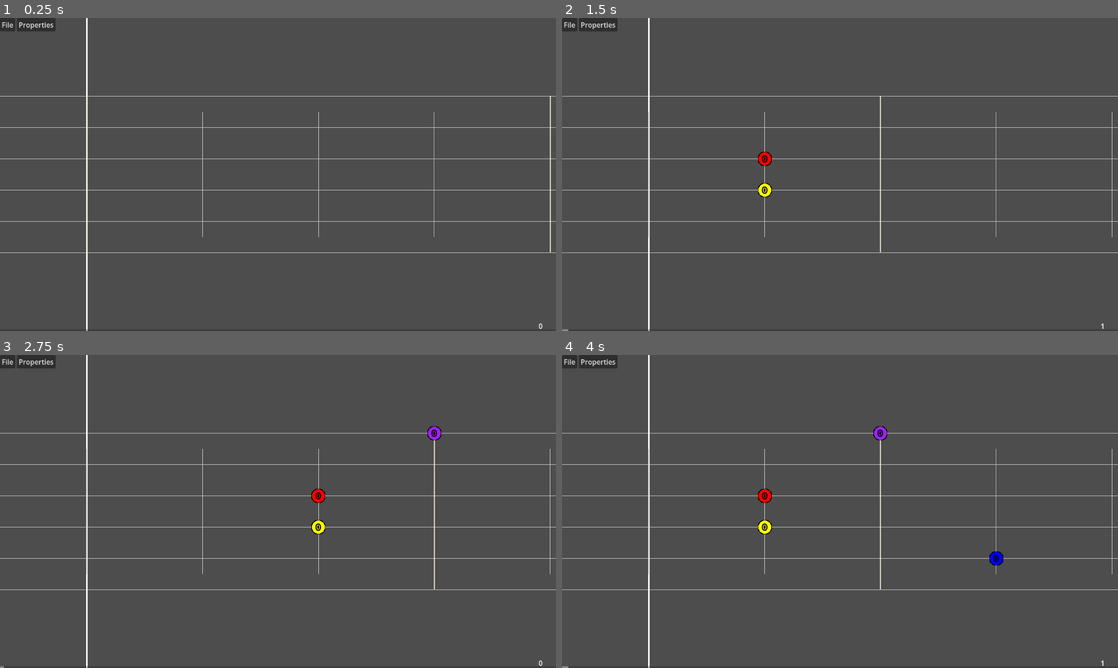
Above: before the commit, frames 1-4 (two rows, left to right).
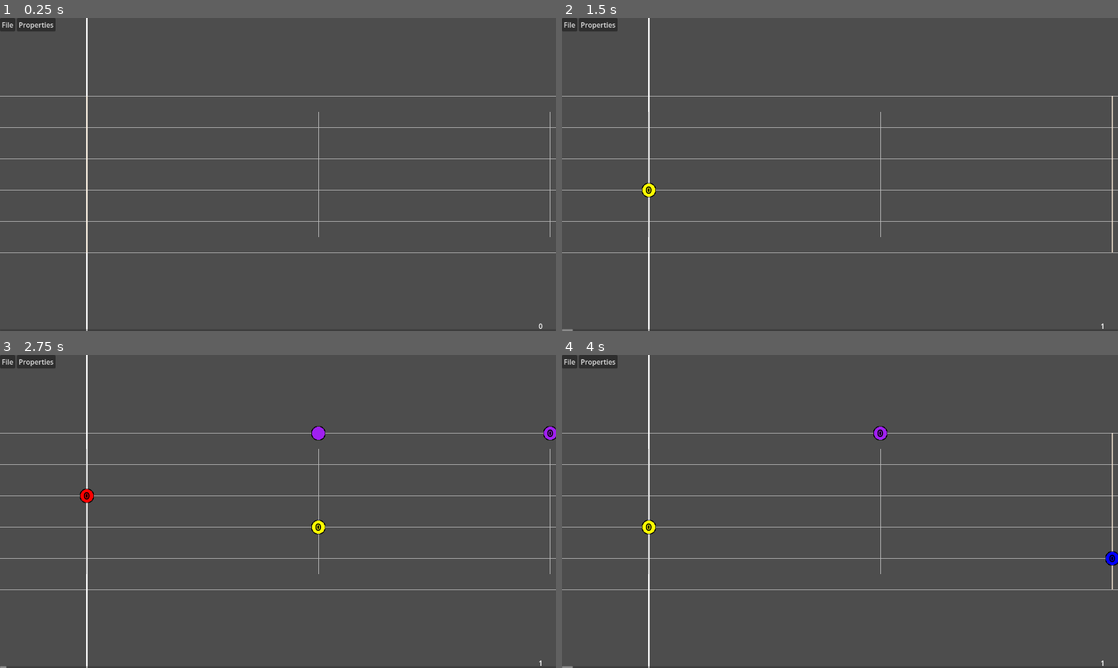
Above: after the commit, the same moments.

Repository: daredevil28/DemonForge
Game: Godot game, scene res://Assets/Scenes/game_scene.tscn
The game is run twice, just before and just after one commit, with the same random seed, the same clock (stepped at 60 frames per second) and the same inputs. Sound files missing from this copy of the repository are replaced by a short silence.
Inputs (mouse positions are in pixels of both pictures, inside the frame that each line leads up to):
- Up to frame 1 (0.25 s): no input
- Up to frame 2 (1.5 s): tap Enter at 0.5 s; move the mouse to (962, 158) at 0.52 s; hold Mouse wheel down (ScrollDown) 0.53-1.28 s; click (962, 158) at 0.67 s; tap Mouse wheel up (ScrollUp) at 0.8, 1.35 s; tap Space (TogglePlay) at 1.25 s; move the mouse to (728, 190) at 1.27 s; click (728, 190) at 1.42 s
- Up to frame 3 (2.75 s): tap Space (TogglePlay) at 1.55 s; tap Enter at 2 s; move the mouse to (333, 442) at 2.02 s; hold Space (TogglePlay) from 2.03 s (still down); click (333, 442) at 2.17 s; tap Mouse wheel down (ScrollDown) at 2.3 s
- Up to frame 4 (4 s): move the mouse to (812, 574) at 2.77 s; release Space (TogglePlay) at 2.78 s; click (812, 574) at 2.85 s; tap Mouse wheel up (ScrollUp) at 3.05 s; tap Enter at 3.5 s; move the mouse to (1006, 558) at 3.52 s; hold Right mouse button (RightClick) from 3.53 s (still down); click (1006, 558) at 3.67 s; tap Space (TogglePlay) at 3.8 s

The runs differ from the first frame. In frame 1, 0.2% of the frame differs, in the area x 36-100%, y 24-75%; in frame 2, 0.6%; in frame 3, 0.7%; in frame 4, 0.8%, in the area x 1-100%, y 24-100%.

Commit message:
Added snapping frequency to client settings Also changed snapping to make more sense

Diff:
--- a/Assets/Scenes/ui.tscn
+++ b/Assets/Scenes/ui.tscn
@@ -328,6 +328,22 @@
 tooltip_text = "Max FPS (0 = infinite)"
 max_value = 10000.0
 value = 15.0
+
+[node name="SnappingFrequencyContainer" type="HBoxContainer" parent="ClientSettings/ColorRect/HBoxContainer/ContainerRight/VBoxContainer"]
+layout_mode = 2
+size_flags_vertical = 0
+
+[node name="Label" type="Label" parent="ClientSettings/ColorRect/HBoxContainer/ContainerRight/VBoxContainer/SnappingFrequencyContainer"]
+layout_mode = 2
+size_flags_horizontal = 2
+text = "Snapping frequency"
+
+[node name="SnappingFrequency" type="SpinBox" parent="ClientSettings/ColorRect/HBoxContainer/ContainerRight/VBoxContainer/SnappingFrequencyContainer" groups=["ClientSettings"]]
+layout_mode = 2
+size_flags_horizontal = 10
+size_flags_vertical = 4
+tooltip_text = "Amount of lines between each bar, increases snapping"
+max_value = 64.0
 
 [node name="TimeBetweenFramesContainer" type="HBoxContainer" parent="ClientSettings/ColorRect/HBoxContainer/ContainerRight/VBoxContainer"]
 layout_mode = 2
@@ -487,6 +503,7 @@
 [connection signal="value_changed" from="ClientSettings/ColorRect/HBoxContainer/ContainerLeft/VBoxContainer/SFXSlider" to="." method="_on_slider_changed" binds= [2]]
 [connection signal="value_changed" from="ClientSettings/ColorRect/HBoxContainer/ContainerRight/VBoxContainer/ScrollSpeedContainer/ScrollSpeed" to="." method="_on_scroll_speed_value_changed"]
 [connection signal="value_changed" from="ClientSettings/ColorRect/HBoxContainer/ContainerRight/VBoxContainer/OffsetContainer/Offset" to="." method="_on_offset_value_changed"]
+[connection signal="value_changed" from="ClientSettings/ColorRect/HBoxContainer/ContainerRight/VBoxContainer/SnappingFrequencyContainer/SnappingFrequency" to="." method="_on_snapping_frequency_value_changed"]
 [connection signal="about_to_popup" from="ExportPanel" to="." method="_on_export_panel_about_to_popup"]
 [connection signal="close_requested" from="ExportPanel" to="." method="_on_export_panel_close_requested"]
 [connection signal="button_up" from="ExportPanel/ColorRect/VBoxContainer/ColorRect/HBoxContainer/VBoxContainer/HBoxContainer/CustomFolderSelect" to="." method="_on_custom_folder_button_up"]
--- a/Assets/Scripts/drawer.gd
+++ b/Assets/Scripts/drawer.gd
@@ -26,4 +26,4 @@
 			line_color = Color.ANTIQUE_WHITE
 			line_thickness = 2
 		draw_line(Vector2(marker_distance,top_point),Vector2(marker_distance,bottom_point),line_color,line_thickness)
-		new_time = new_time + seconds_per_beat
+		new_time = new_time + seconds_per_beat * 2
--- a/Assets/Scripts/game_manager.gd
+++ b/Assets/Scripts/game_manager.gd
@@ -121,7 +121,7 @@
 	return location / DisplayServer.window_get_size().x * audio_length / GameManager.scroll_speed
 
 func get_closest_snap_value(original_pos : float) -> float:
-	var seconds_per_beat : float = 60 / bpm / snapping_frequency
+	var seconds_per_beat : float = 60 / bpm / snapping_frequency * 2
 	var before_snap : float = floorf((original_pos-seconds_per_beat / snapping_frequency) / seconds_per_beat) * seconds_per_beat
 	var ahead_snap : float = before_snap + seconds_per_beat
 
@@ -285,7 +285,7 @@
 
 func _input(event : InputEvent) -> void:
 	if(event is InputEventMouseButton):
-		var seconds_per_beat : float = 60 / bpm
+		var seconds_per_beat : float = 60 / bpm * 2
 		if(current_lane != 0):
 			var new_pos : Dictionary = mouse_snapped_screen_pos(get_viewport().get_mouse_position())
 			var note_exists: bool = NoteManager.check_if_note_exists_at_mouse_location(new_pos["time_pos"], current_lane)
--- a/Assets/Scripts/ui_controller.gd
+++ b/Assets/Scripts/ui_controller.gd
@@ -150,7 +150,8 @@
 	client_settings[0].value = GameManager.scroll_speed
 	client_settings[1].value = NoteManager.offset
 	client_settings[2].value = Engine.max_fps
-	client_settings[3].value = OS.low_processor_usage_mode_sleep_usec
+	client_settings[3].value = GameManager.snapping_frequency
+	client_settings[4].value = OS.low_processor_usage_mode_sleep_usec
 
 func _on_client_settings_close_requested() -> void:
 	client_settings_panel.visible = false
@@ -170,6 +171,11 @@
 
 func _on_offset_value_changed(value : float) -> void:
 	NoteManager.offset = roundi(value)
+
+func _on_snapping_frequency_value_changed(value: float) -> void:
+	print(value)
+	GameManager.snapping_frequency = roundi(value)
+	GameManager.redraw_scene()
 #endregion
 
 #region Export panel
